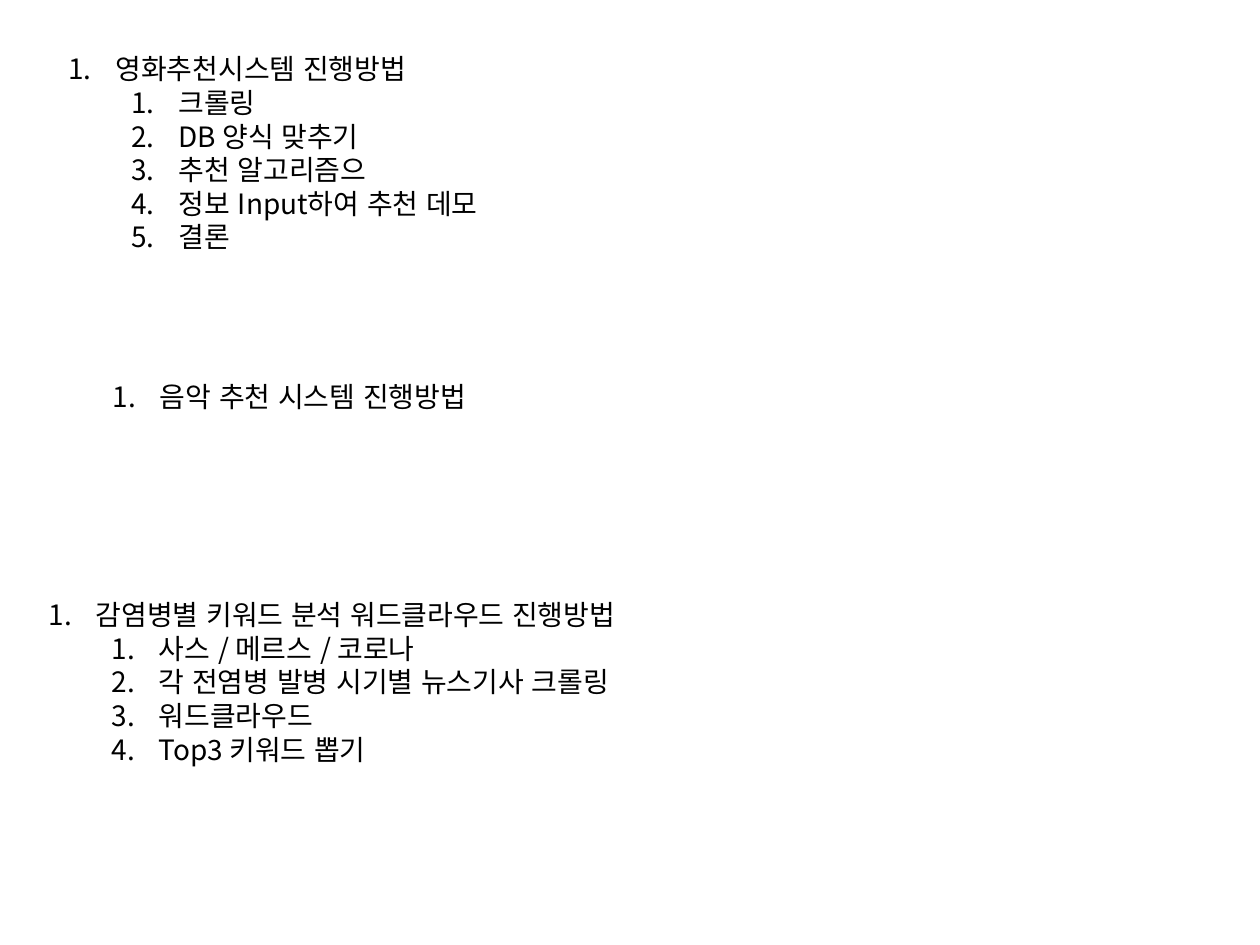
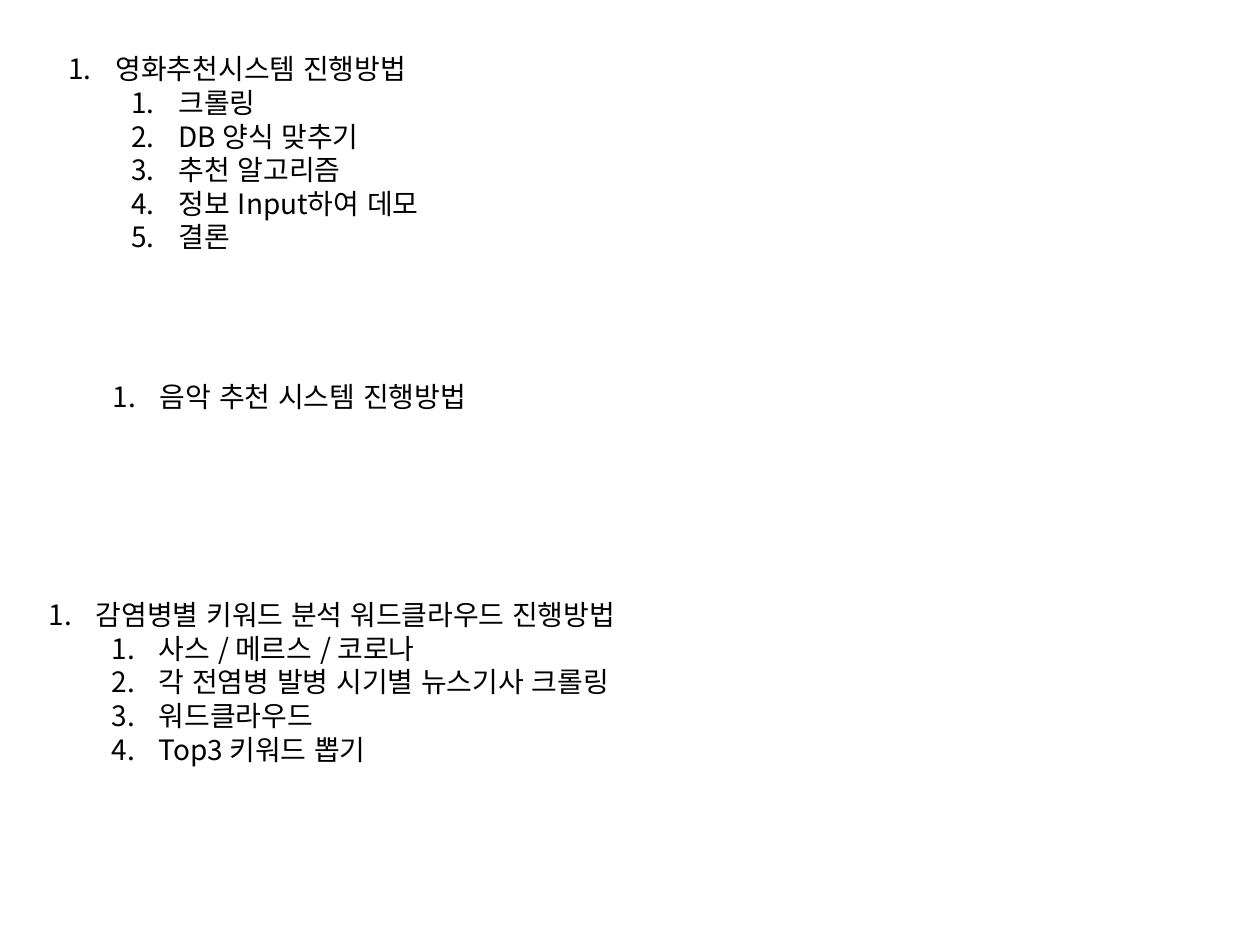
Before and after one commit to ehdgns21/recommend_movie_music_etc, a slide deck: slide 2 of 추천시스템후보(영화,음악 등).pptx. Drawn at 1260x945 pixels with LibreOffice and Linux fonts; fonts in the diff are those of the drawing. Boxes give left, top, right and bottom in pixels: in the first picture for what was removed or moved away, otherwise in the second. Text is boxed around its words. In the diff, an @@ line names an element or a change of style, - is before the commit and + after.

```diff
--- a/추천시스템후보(영화,음악 등).pptx
+++ b/추천시스템후보(영화,음악 등).pptx
@@ text at (x1=179, y1=157, x2=418, y2=221): text changed @@
-  3. 추천 알고리즘으
-  4. 정보 Input하여 추천 데모
+  3. 추천 알고리즘
+  4. 정보 Input하여 데모
```
Also in this commit, not shown: 1 other slide changed, 1 slide added, 1 slide removed.
